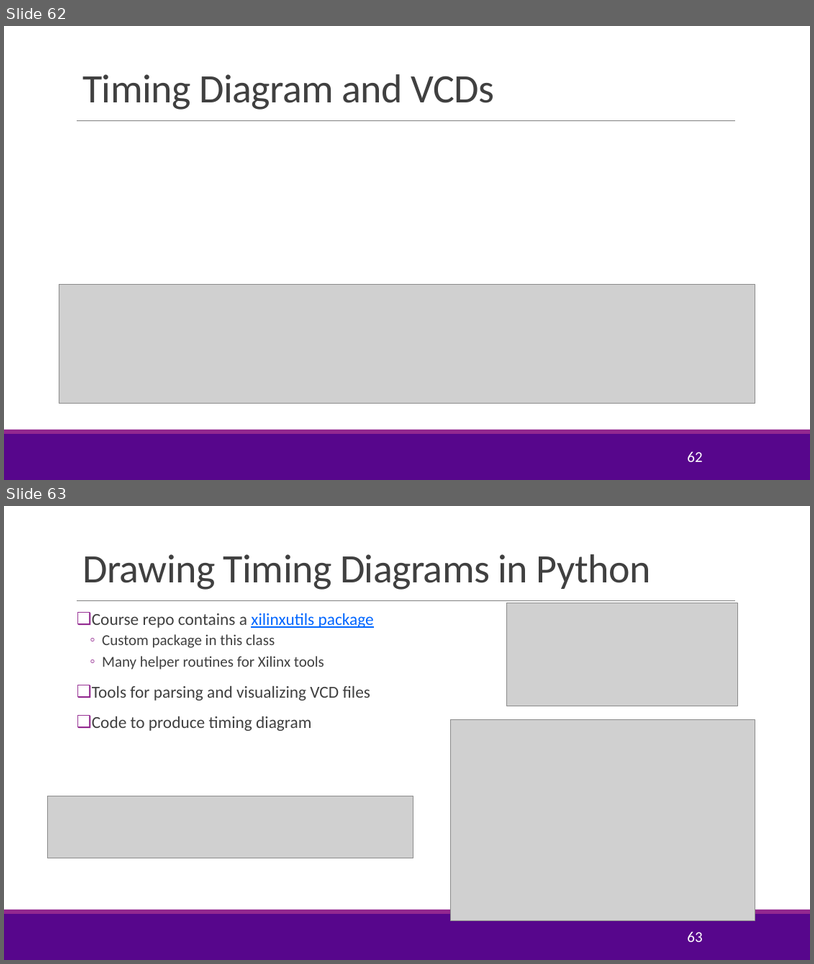
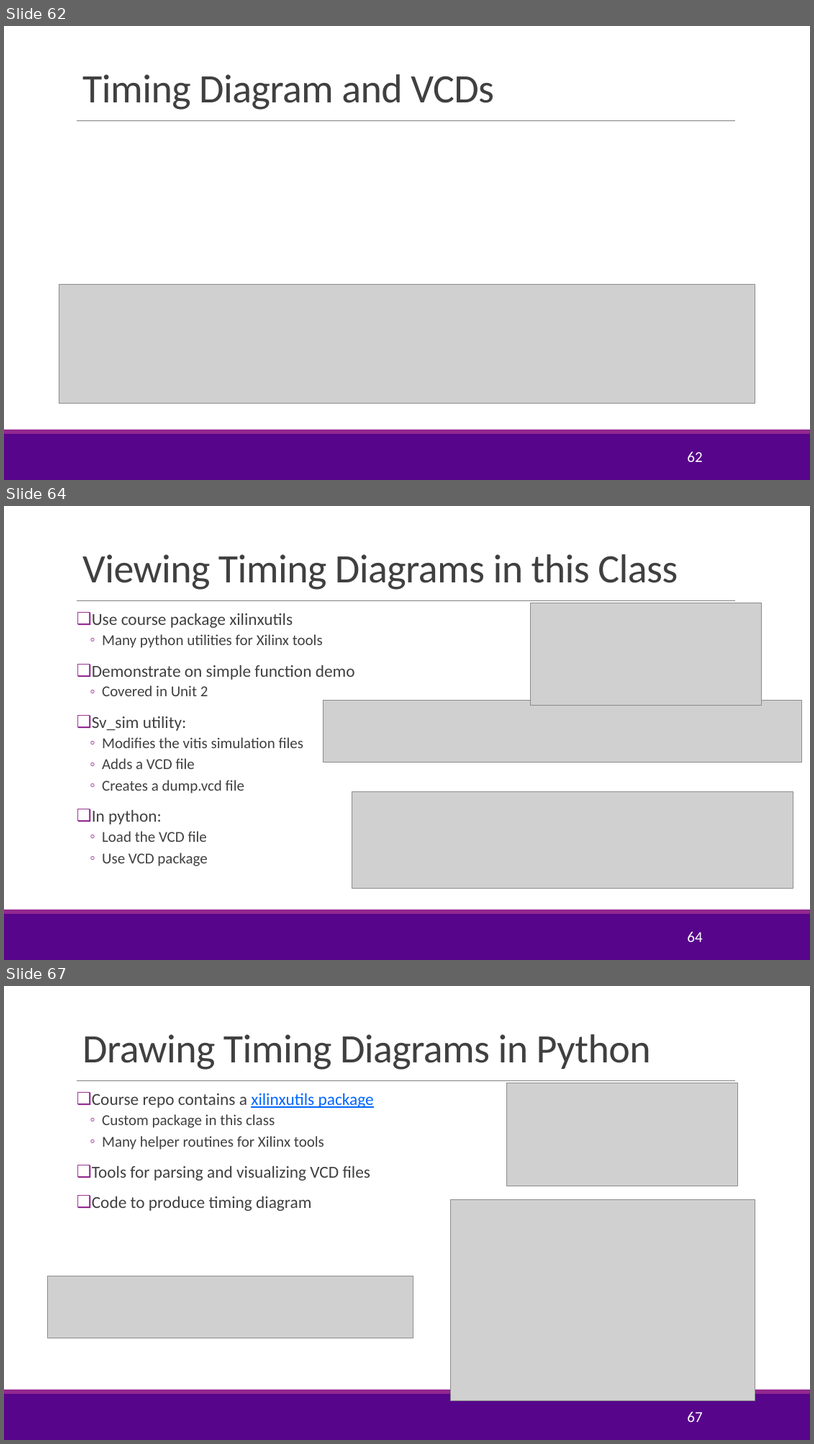
Before and after one commit to tonykorycki/hwdesign, a slide deck: units/unit06_timing/timing.pptx. Shown one above the other, each under a label of ours: slides 62 and 63 before the commit, slides 62, 64 and 67 after it; the slides between them are not shown. The pictures are 814x964 and 814x1444 pixels, drawn with LibreOffice and Linux fonts; fonts in the diff are those of the drawing; grey boxes stand for pictures; background and template pictures are left out. Boxes give left, top, right and bottom in pixels: in the first picture for what was removed or moved away, otherwise in the second. Text is boxed around its words. In the diff, an @@ line names an element or a change of style, - is before the commit and + after.

```diff
--- a/units/unit06_timing/timing.pptx
+++ b/units/unit06_timing/timing.pptx
@@ slide 64 added at <box>4,506,810,960</box>, background #FFFFFF; not listed: 3 template elements that a slide beside it also shows @@
@@ title added at <box>82,554,678,590</box>, 48 pt, text #404040 @@
+Viewing Timing Diagrams in this Class
@@ text added at <box>92,613,355,866</box>, 18 pt, text #404040 @@
+❑ Use course package xilinxutils
+  ◦ Many python utilities for Xilinx tools
+❑ Demonstrate on simple function demo
+  ◦ Covered in Unit 2
+❑ Sv_sim utility:
+  ◦ Modifies the vitis simulation files
+  ◦ Adds a VCD file
+  ◦ Creates a dump.vcd file
+❑ In python:
+  ◦ Load the VCD file
+  ◦ Use VCD package
@@ picture added at <box>531,602,762,705</box> @@
@@ picture added at <box>323,700,802,762</box> @@
@@ picture added at <box>352,792,794,888</box> @@
@@ page number added at <box>687,931,702,942</box>, 18 pt, text #FFFFFF @@
+64
@@ what was slide 63 is now slide 67 @@
@@ page number at <box>687,1411,702,1422</box>: text changed @@
-63
+67
```
Also in this commit, not shown: 1 slide changed, 3 other slides added, 3 other files.
